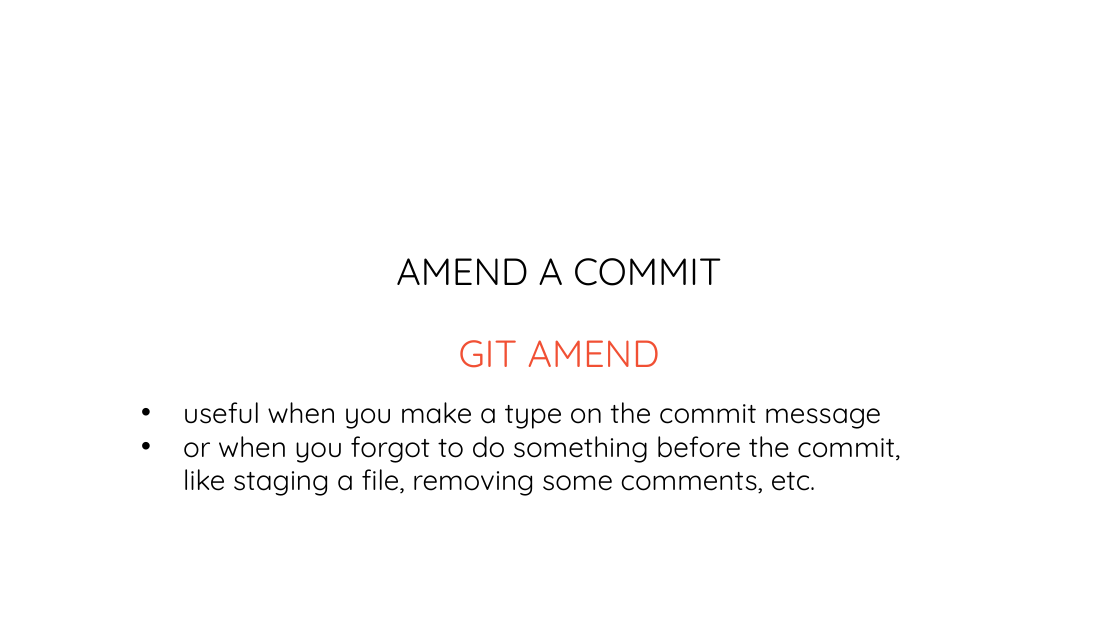
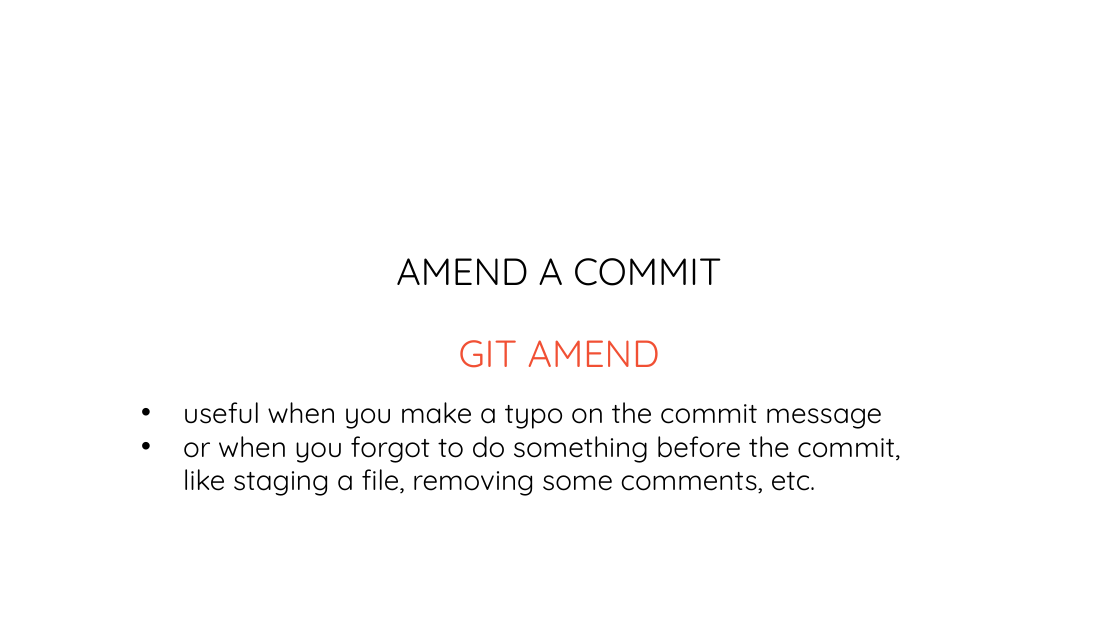
Before and after one commit to bogdanbujdea/git102, a slide deck: slide 31 of Course 1.pptx (slide 27 before the commit). Drawn at 1120x630 pixels with LibreOffice and Linux fonts; fonts in the diff are those of the drawing. Boxes give left, top, right and bottom in pixels: in the first picture for what was removed or moved away, otherwise in the second. Text is boxed around its words. In the diff, an @@ line names an element or a change of style, - is before the commit and + after.

Commit message:
added more stuff

```diff
--- a/Course 1.pptx
+++ b/Course 1.pptx
@@ text at bbox=[183, 402, 882, 429]: text changed @@
-• useful when you make a type on the commit message
+• useful when you make a typo on the commit message
```
Also in this commit, not shown: 5 other slides changed, 5 slides added, 1 slide removed.
